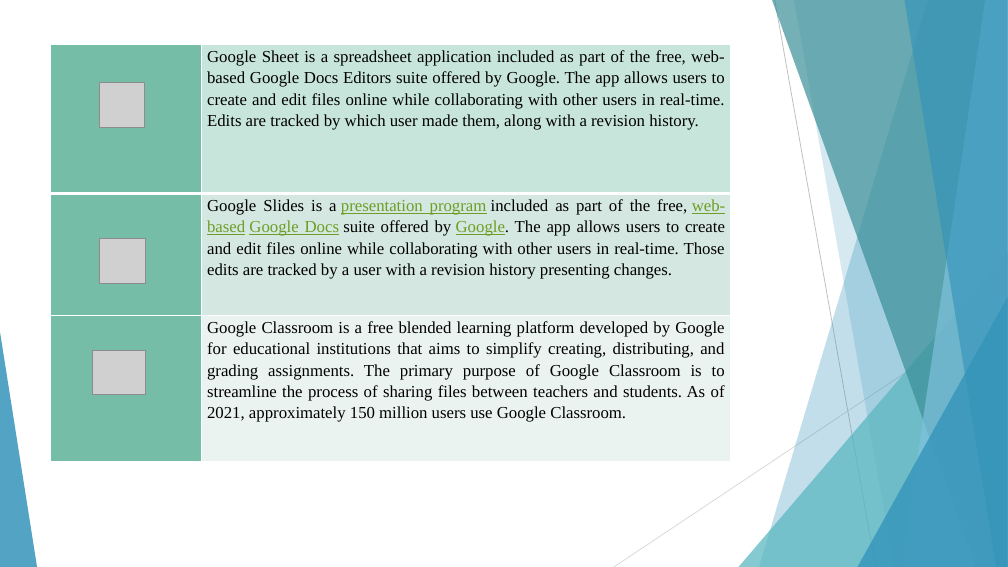
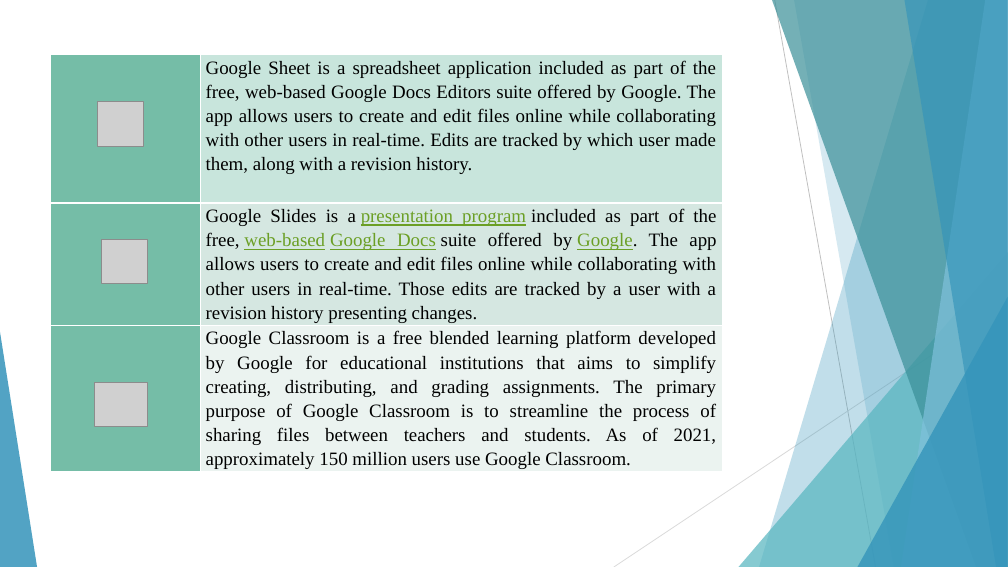
Before and after one commit to kamiri-lilia/projet-final, a slide deck: slide 11 of TIC_PP.pptx. Drawn at 1008x567 pixels with LibreOffice and Linux fonts; fonts in the diff are those of the drawing; grey boxes stand for pictures. Boxes give left, top, right and bottom in pixels: in the first picture for what was removed or moved away, otherwise in the second. Text is boxed around its words. In the diff, an @@ line names an element or a change of style, - is before the commit and + after.

```diff
--- a/TIC_PP.pptx
+++ b/TIC_PP.pptx
@@ table at (51, 54, 723, 486) @@
@@ size 16 to 18 pt @@
@@ table: place and size @@
-table at (50, 45, 730, 462)
+table at (51, 54, 723, 486)
@@ picture: place and size @@
-picture at (99, 82, 144, 128)
+picture at (98, 101, 143, 147)
@@ picture: place and size @@
-picture at (92, 350, 145, 394)
+picture at (95, 383, 147, 426)
```
Also in this commit, not shown: 8 other slides changed, 8 slides added.
